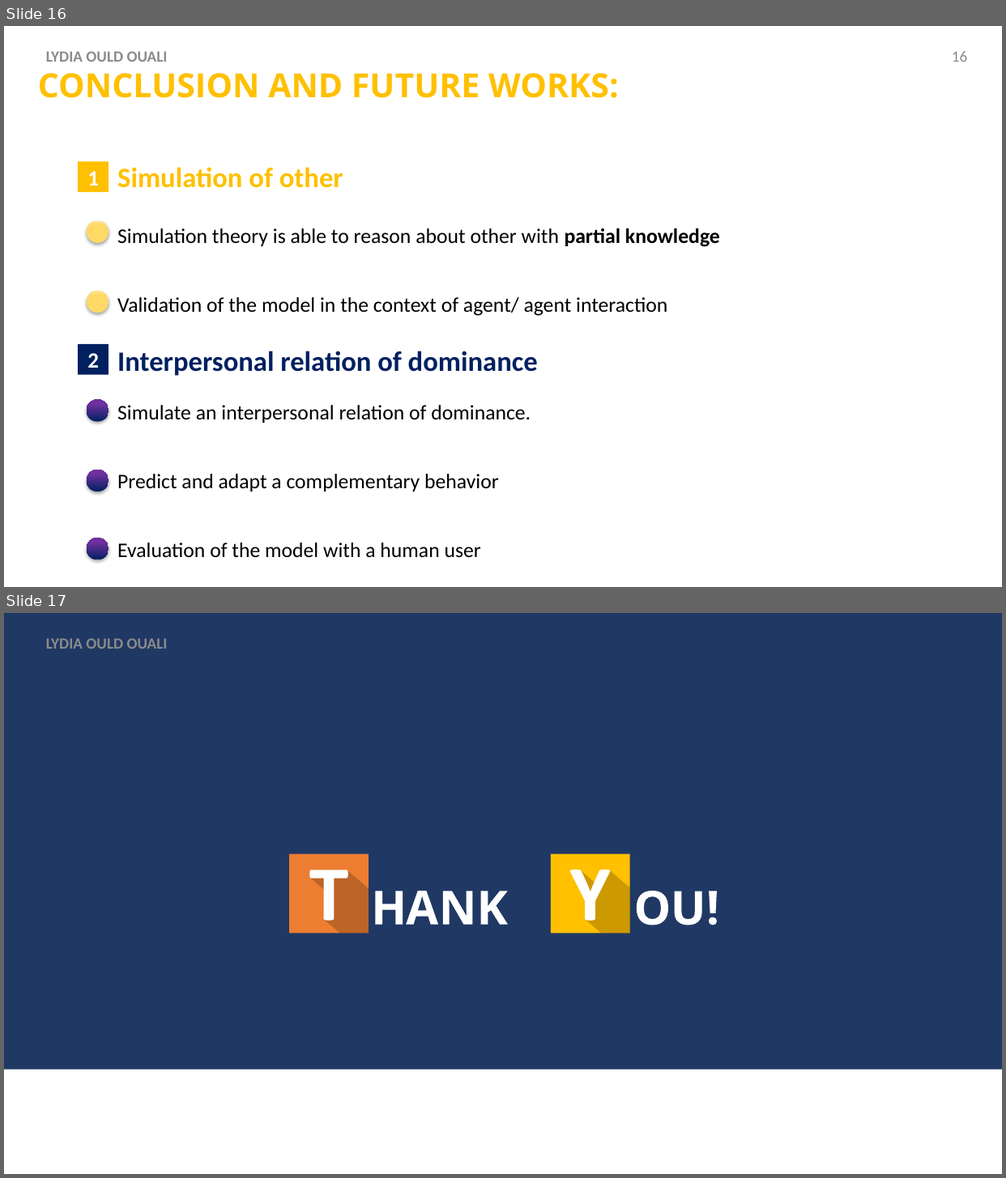
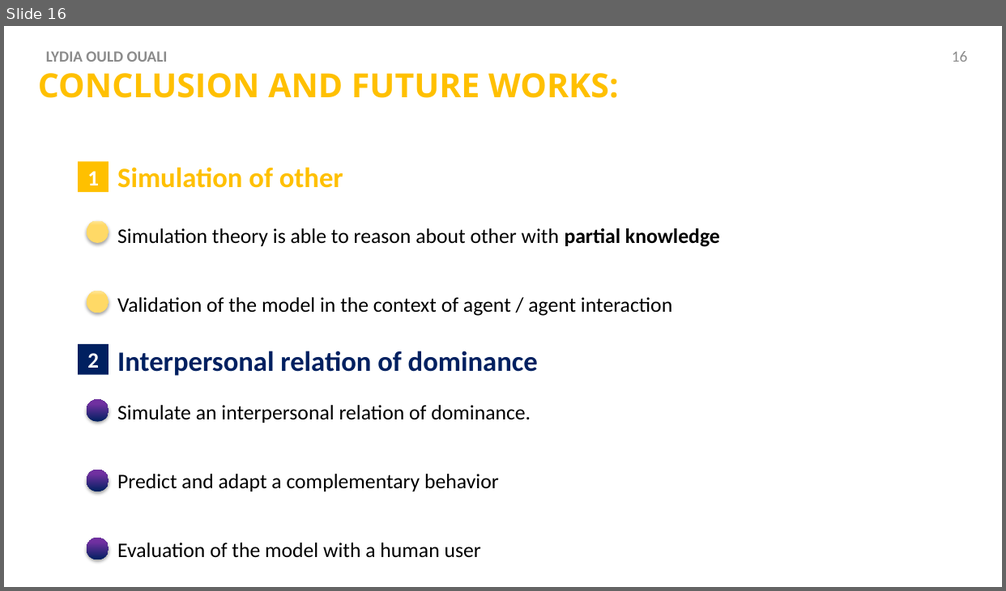
Before and after one commit to Olydia/Discolog, a slide deck: papers/Presentations/intellisys/intellysis_v2.pptx. Shown one above the other, each under a label of ours: slides 16 and 17 before the commit, slide 16 after it. The pictures are 1006x1178 and 1006x591 pixels, drawn with LibreOffice and Linux fonts; fonts in the diff are those of the drawing. Boxes give left, top, right and bottom in pixels: in the first picture for what was removed or moved away, otherwise in the second. Text is boxed around its words. In the diff, an @@ line names an element or a change of style, - is before the commit and + after.

```diff
--- a/papers/Presentations/intellisys/intellysis_v2.pptx
+++ b/papers/Presentations/intellisys/intellysis_v2.pptx
@@ slide 17 removed at (4,613,1002,1174), background #FFFFFF @@
@@ rectangle removed at (4,613,1002,1070) @@
@@ text removed at (46,638,168,649) @@
-LYDIA OULD OUALI
@@ group removed at (289,854,717,934): 6 freeform shapes, 2 rectangles @@
@@ slide 16 changed as well @@
@@ text at (117,297,672,316): spaces changed @@
-Validation of the model in the context of agent/ agent interaction
+Validation of the model in the context of agent / agent interaction
```
Also in this commit, not shown: 9 other slides changed, 1 slide added, 1 other file.
